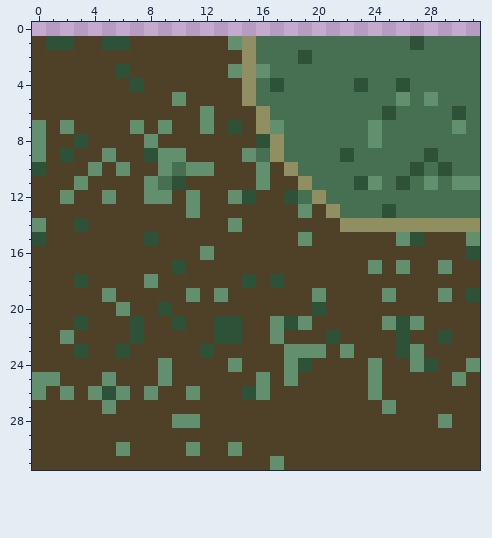
Two versions of one pixel-art sprite, sinkdungeon_resource/Texture/dungeon/coast009.png. Above, as it was before the edit.
The file is 32x32 pixels.
Now the later version:
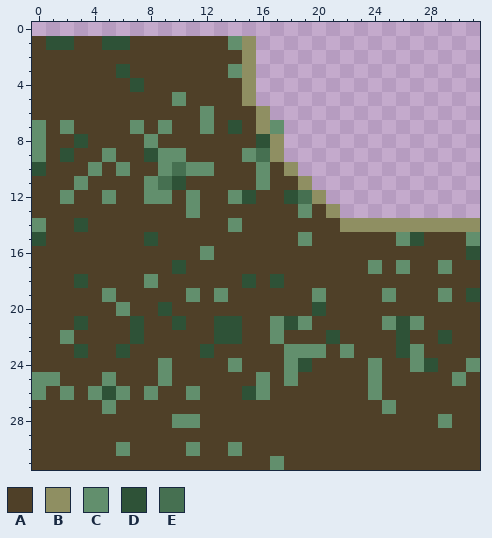
Palette (. is transparent): A #4f4028  B #8f8f62  C #628f6d  D #2e5237  E #467051
Diff:
@@ x 14..31 @@
  0 ..................
- 1 CBEEEEEEEEEEEDEEEE
- 2 ABEEEDEEEEEEEEEEEE
- 3 CBCEEEEEEEEEEEEEEE
- 4 ABEDEEEEEDEEDEEEEE
- 5 ABEEEEEEEEEECECEEE
- 6 AABEEEEEEEEDEEEEDE
- 7 DABCEEEEEECEEEEECE
- 8 AADBEEEEEECEEEEEEE
- 9 ACEBEEEEDEEEEEDEEE
-10 AACABEEEEEEEEDEDEE
-11 AACAABEEEDCEDECECC
-12 CDAADEBEEEEEEEEEEE
-13 AAAAACABEEEDEEEEEE
+ 1 CB................
+ 2 AB................
+ 3 CB................
+ 4 AB................
+ 5 AB................
+ 6 AAB...............
+ 7 DABC..............
+ 8 AADB..............
+ 9 ACEB..............
+10 AACAB.............
+11 AACAAB............
+12 CDAADEB...........
+13 AAAAACAB..........
 14 CAAAAAAABBBBBBBBBB
Pixel boxes of the changes (left, top, right, bottom) in both pictures:
erased: (256, 36, 480, 218)
